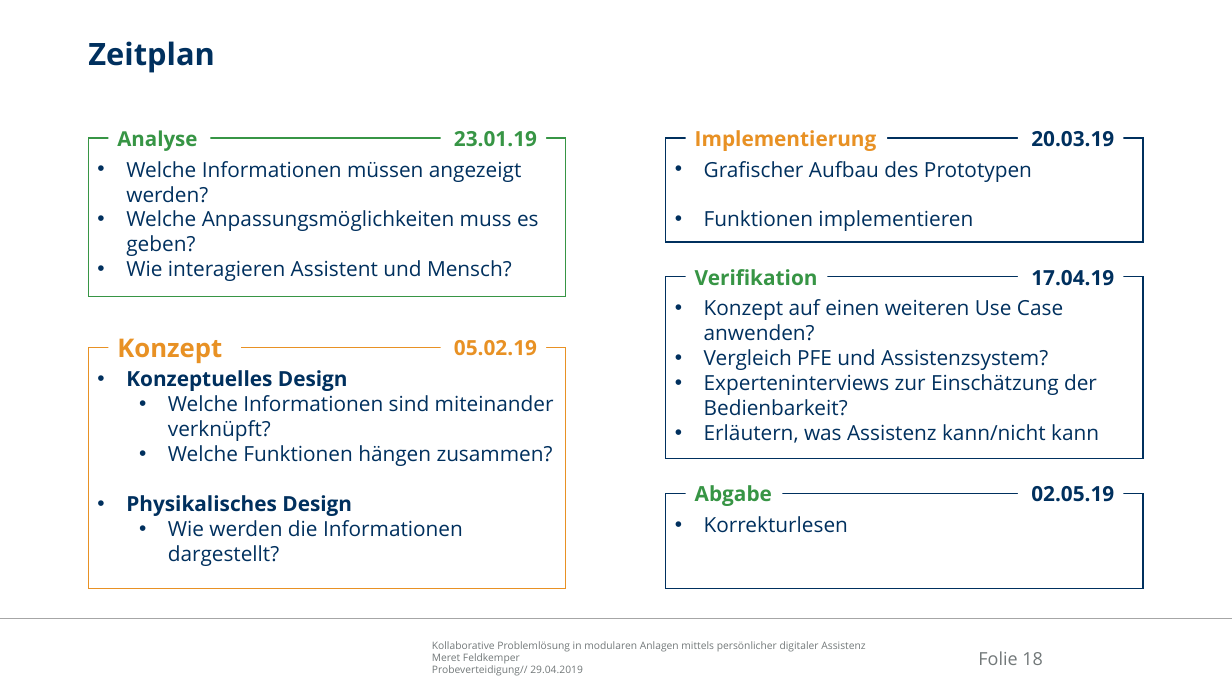
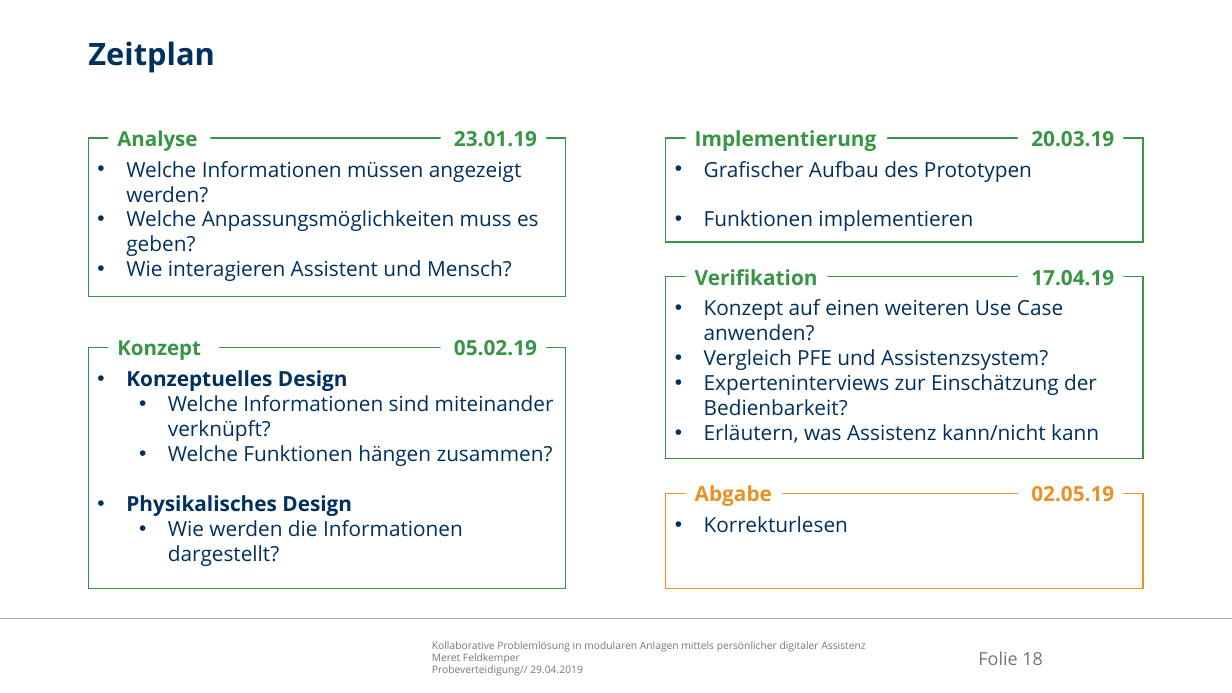
Before and after one commit to Ral3007/Diplomarbeit, a slide deck: slide 18 of Dokumente/Präsentationen/2019-04-29_DA_Feldkemper_Probeverteidigung.pptx. Drawn at 1232x693 pixels with LibreOffice and Linux fonts; fonts in the diff are those of the drawing; background and template pictures are left out. Boxes give left, top, right and bottom in pixels: in the first picture for what was removed or moved away, otherwise in the second. Text is boxed around its words. In the diff, an @@ line names an element or a change of style, - is before the commit and + after.

```diff
--- a/Dokumente/Präsentationen/2019-04-29_DA_Feldkemper_Probeverteidigung.pptx
+++ b/Dokumente/Präsentationen/2019-04-29_DA_Feldkemper_Probeverteidigung.pptx
@@ rectangle "Grafischer Aufbau des Prototypen" at bbox=[665, 138, 1143, 241]: outline #00305E 1 pt to #379545 1 pt @@
@@ text "Implementierung" at bbox=[695, 130, 877, 151]: text colour #E89124 to #379545 @@
@@ text "20.03.19" at bbox=[1031, 131, 1114, 147]: text colour #00305E to #379545 @@
@@ text "17.04.19" at bbox=[1031, 270, 1114, 286]: text colour #00305E to #379545 @@
@@ rectangle "Konzept auf einen weiteren Use ..." at bbox=[665, 277, 1143, 458]: outline #00305E 1 pt to #379545 1 pt @@
@@ rectangle "Konzeptuelles Design" at bbox=[89, 348, 567, 589]: outline #E89124 1 pt to #379545 1 pt @@
@@ text "Konzept" at bbox=[117, 340, 201, 360]: size 20 to 16 pt, text colour #E89124 to #379545 @@
@@ text "05.02.19" at bbox=[454, 340, 537, 356]: text colour #E89124 to #379545 @@
@@ text "Abgabe" at bbox=[695, 485, 772, 506]: text colour #379545 to #E89124 @@
@@ text "02.05.19" at bbox=[1031, 486, 1114, 502]: text colour #00305E to #E89124 @@
@@ rectangle "Korrekturlesen" at bbox=[665, 494, 1143, 589]: outline #00305E 1 pt to #E89124 1 pt @@
```
Also in this commit, not shown: 6 other slides changed, 1 slide added, 1 slide removed, 31 other files.
